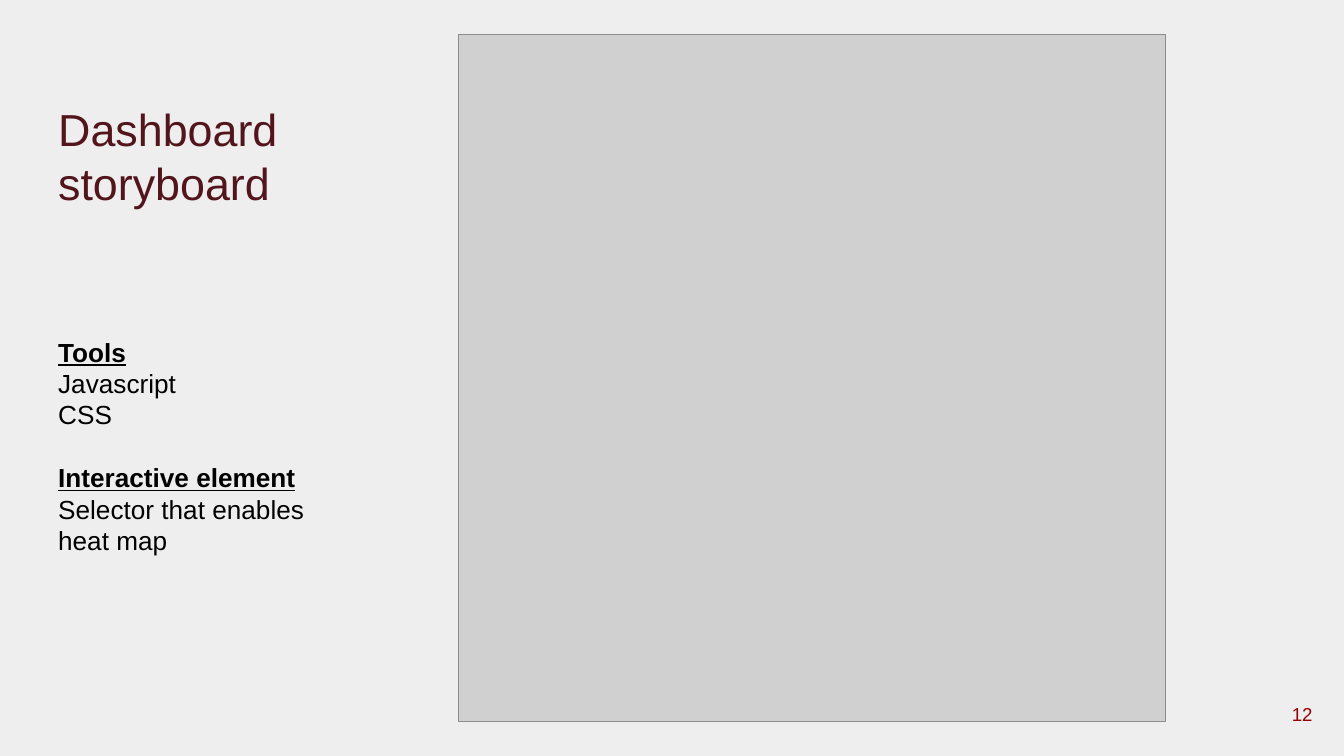
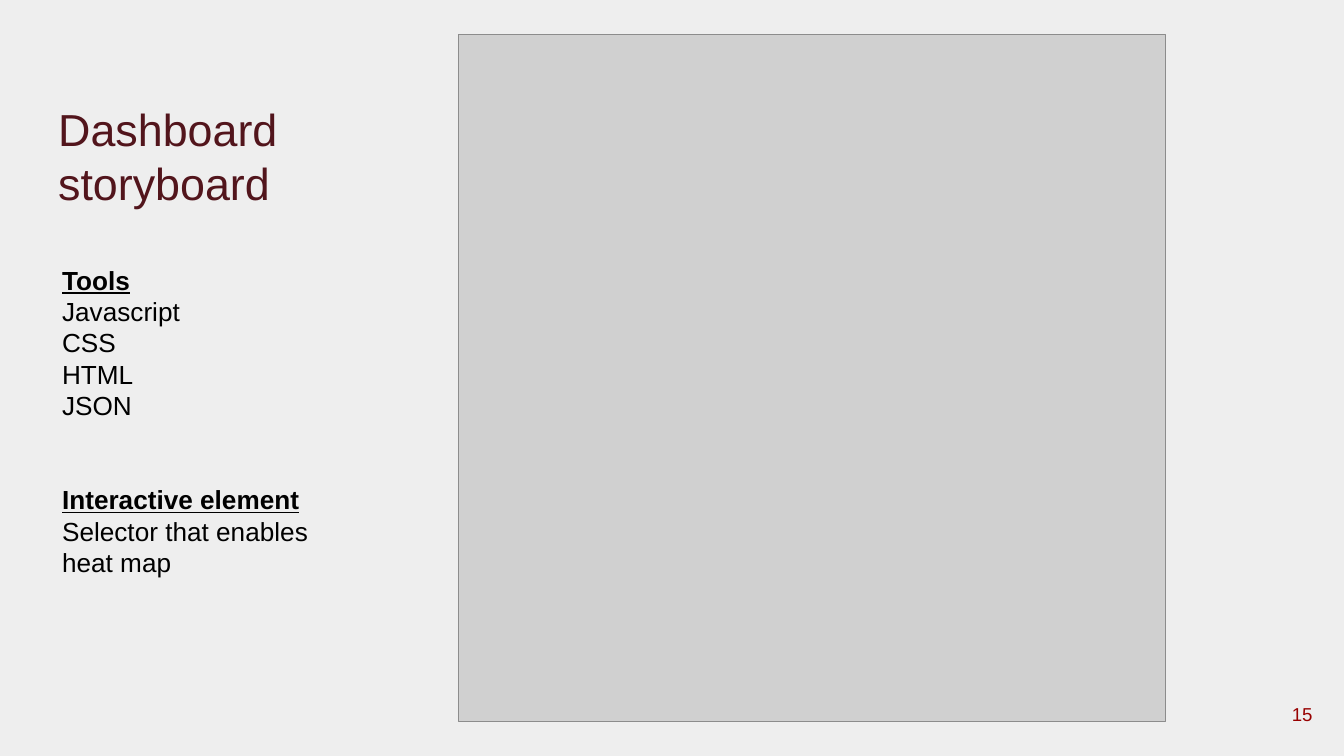
Before and after one commit to rkaysen63/Wine_Enthusiasts, a slide deck: slide 15 of Delia/WineEnthusiasts_d2.pptx (slide 12 before the commit). Drawn at 1344x756 pixels with LibreOffice and Linux fonts; fonts in the diff are those of the drawing; grey boxes stand for pictures. Boxes give left, top, right and bottom in pixels: in the first picture for what was removed or moved away, otherwise in the second. Text is boxed around its words. In the diff, an @@ line names an element or a change of style, - is before the commit and + after.

```diff
--- a/Delia/WineEnthusiasts_d2.pptx
+++ b/Delia/WineEnthusiasts_d2.pptx
@@ text "Tools": place and size @@
-text "Tools" at bbox=[58, 343, 304, 556]
+text "Tools" at bbox=[62, 271, 308, 578]
@@ text at bbox=[62, 366, 133, 416]: paragraphs added @@
+HTML
+JSON
@@ page number at bbox=[1292, 708, 1313, 721]: text changed @@
-12
+15
```
Also in this commit, not shown: 7 other slides changed, 4 slides added.
